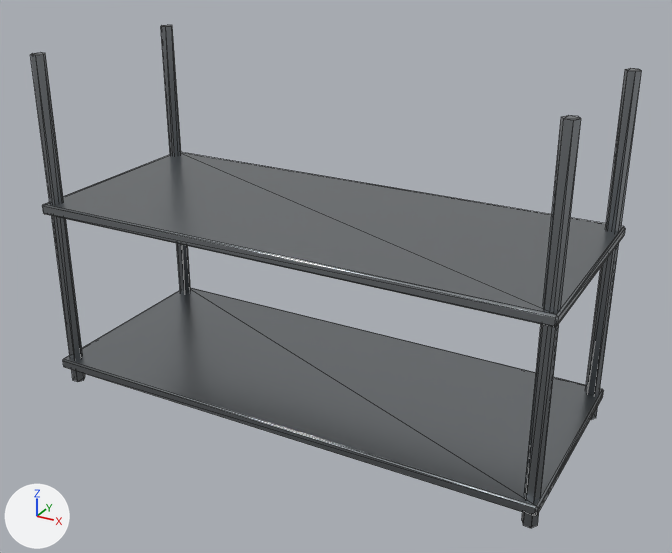
The glTF model games/deux-tabliers/assets/modeles/station_cup_shelf.glb, before and after one commit.
Before and after are seen from a 50 mm lens placed at (0.479, -0.845, 0.583), pointed at (0.019, -0.007, 0.165). Lighting does not change. The marker at lower left points along +X, +Y and +Z. The older version comes first. Mesh edges are drawn as thin lines. Vertices at exactly the same position are counted once.

The scene before the commit, as lines of its bpy script (objects in view):
```python
me_station_cup_shelf = bpy.data.meshes.new('station_cup_shelf')
me_station_cup_shelf.from_pydata(...)  # 96 vertices, 168 faces; spans x -0.3..0.3, y -0.125..0.125, z 0.0..0.4
me_station_cup_shelf.materials.append(mat_dt_meubles)
ob_station_cup_shelf = bpy.data.objects.new('station_cup_shelf', me_station_cup_shelf)
ob_station_cup_shelf.location = (0.0, 0.0, 0.0)
```
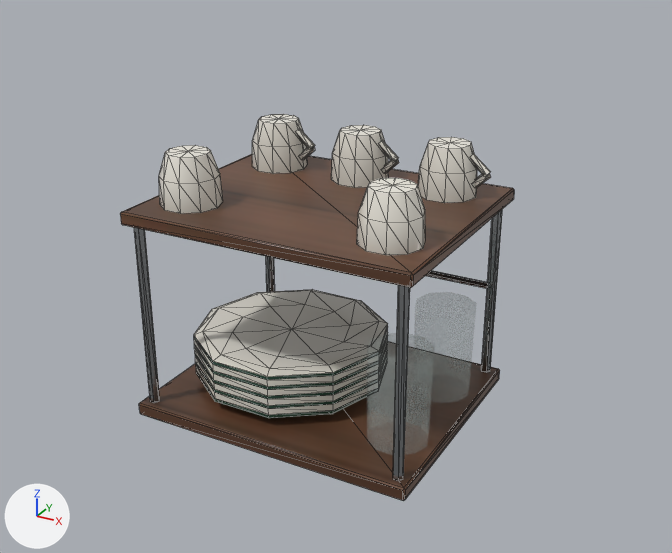
What the commit changed:
me_station_cup_shelf is used by ob_station_cup_shelf; location (0.0, 0.0, 0.0).
me_station_cup_shelf had 96 vertices, 168 faces and spanned x -0.3..0.3, y -0.125..0.125, z 0.0..0.4.
me_station_cup_shelf now has 464 vertices, 806 faces and spans x -0.17..0.17, y -0.14..0.14, z 0.0..0.308.
me_station_cup_shelf part 1: a new loose piece, a 6-sided cylinder along z spanning x -0.162..-0.15, y 0.121..0.131, z 0.016..0.235, in mat_dt_meubles.
me_station_cup_shelf part 2: the loose piece of 24 vertices spanning x -0.3..0.3, y -0.125..0.125, z 0.02..0.032 is scaled about its middle by (0.565, 1.12, 1.41), then moved by (0.0, 0.0, -0.018).
me_station_cup_shelf part 3: the loose piece of 24 vertices spanning x -0.3..0.3, y -0.125..0.125, z 0.22..0.232 is scaled about its middle by (0.565, 1.12, 1.31), then moved by (0.0, 0.0, 0.017).
me_station_cup_shelf part 4: a new loose piece, a 6-sided cylinder along z spanning x -0.162..-0.15, y -0.131..-0.121, z 0.016..0.235, in mat_dt_meubles.
me_station_cup_shelf part 5: a new loose piece, a 6-sided cylinder along z spanning x 0.15..0.162, y 0.121..0.131, z 0.016..0.235, in mat_dt_meubles.
me_station_cup_shelf part 6: a new loose piece, a 6-sided cylinder along z spanning x 0.15..0.162, y -0.131..-0.121, z 0.016..0.235, in mat_dt_meubles.
me_station_cup_shelf part 7: the loose piece of 12 vertices spanning x -0.298..-0.282, y 0.103..0.117, z 0.0..0.4 is deleted.
me_station_cup_shelf part 8: the loose piece of 12 vertices spanning x 0.282..0.298, y -0.117..-0.103, z 0.0..0.4 is deleted.
me_station_cup_shelf part 9: the loose piece of 12 vertices spanning x -0.298..-0.282, y -0.117..-0.103, z 0.0..0.4 is deleted.
me_station_cup_shelf part 10: the loose piece of 12 vertices spanning x 0.282..0.298, y 0.103..0.117, z 0.0..0.4 is deleted.
me_station_cup_shelf part 11: 153 vertices added at x -0.161..0.156, y -0.11..0.13, z 0.016..0.133.
me_station_cup_shelf part 12: 153 vertices added at x -0.144..0.159, y 0.053..0.117, z 0.25..0.308.
me_station_cup_shelf part 13: 31 vertices added at x -0.154..-0.086, y -0.112..-0.048, z 0.25..0.308.
me_station_cup_shelf part 14: 31 vertices added at x 0.086..0.154, y -0.112..-0.048, z 0.25..0.308.

Boxes (x1, y1, x2, y2) around the edits, measured in the pictures (672 x 553 px; the box of a moved part takes in the faces that stretch with it):
'station_cup_shelf', reshaped (35% narrower, 23% shorter)
    before: (31, 25, 641, 528)
    after: (120, 114, 514, 501)
part 1 of me_station_cup_shelf, added
    after: (266, 256, 275, 292)
part 2 of me_station_cup_shelf, moved or reshaped
    before: (63, 287, 604, 516)
    after: (139, 341, 500, 501)
part 3 of me_station_cup_shelf, moved or reshaped
    before: (42, 152, 625, 327)
    after: (120, 154, 514, 288)
part 4 of me_station_cup_shelf, added
    after: (134, 228, 160, 403)
part 5 of me_station_cup_shelf, added
    after: (481, 209, 503, 373)
part 6 of me_station_cup_shelf, added
    after: (393, 285, 410, 481)
part 7 of me_station_cup_shelf, deleted
    before: (161, 25, 191, 293)
part 8 of me_station_cup_shelf, deleted
    before: (522, 115, 581, 528)
part 9 of me_station_cup_shelf, deleted
    before: (31, 53, 85, 382)
part 10 of me_station_cup_shelf, deleted
    before: (585, 68, 641, 420)
part 11 of me_station_cup_shelf, added
    after: (194, 270, 488, 418)
part 12 of me_station_cup_shelf, added
    after: (252, 114, 491, 203)
part 13 of me_station_cup_shelf, added
    after: (159, 145, 223, 214)
part 14 of me_station_cup_shelf, added
    after: (357, 178, 426, 255)
